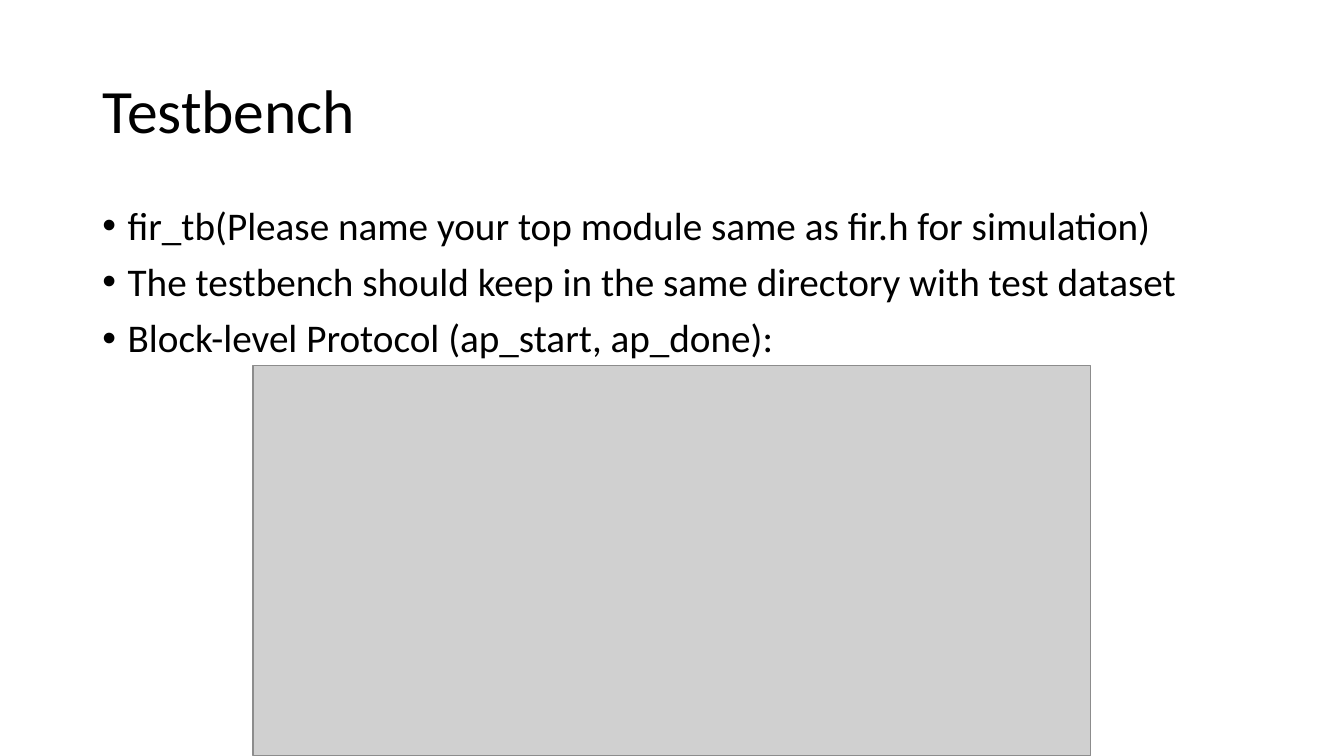
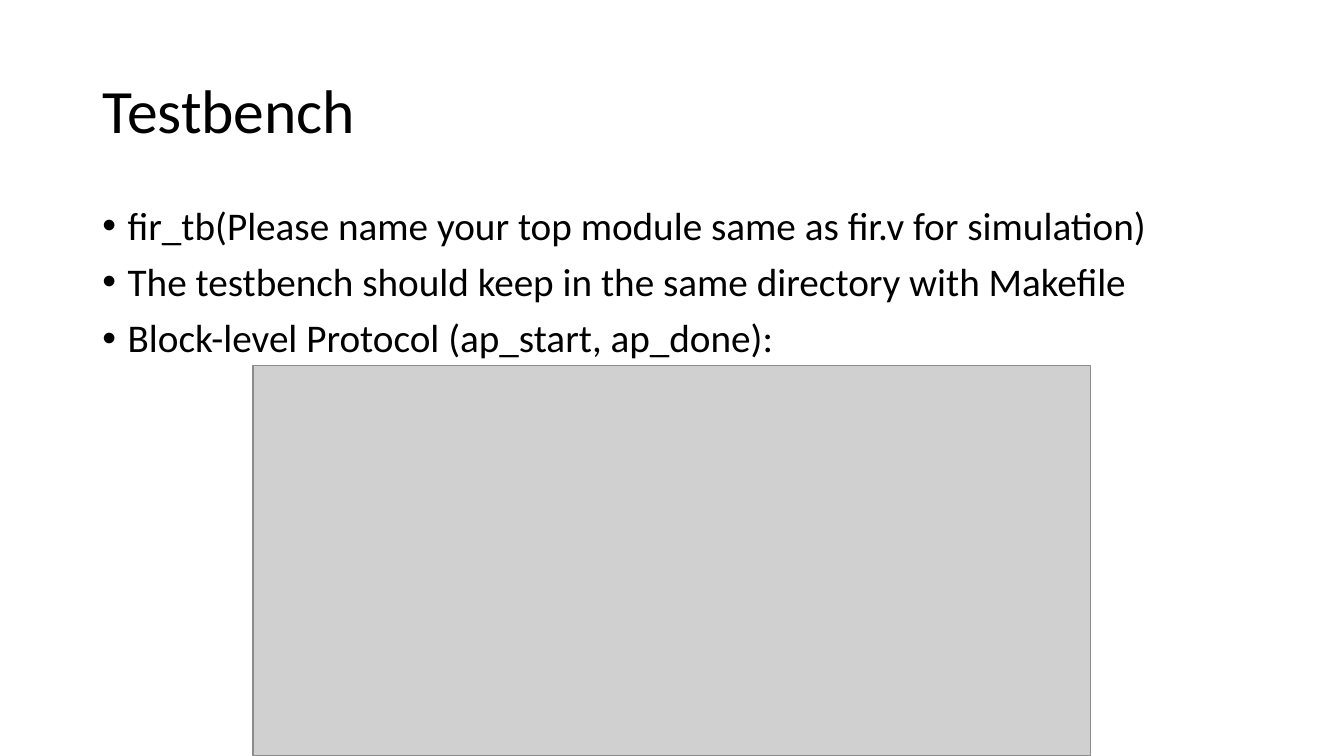
Before and after one commit to ZheChen-Bill/lab3_workbook, a slide deck: slide 6 of submission_Caravel SOC User Project (FIR).pptx. Drawn at 1344x756 pixels with LibreOffice and Linux fonts; fonts in the diff are those of the drawing; grey boxes stand for pictures. Boxes give left, top, right and bottom in pixels: in the first picture for what was removed or moved away, otherwise in the second. Text is boxed around its words. In the diff, an @@ line names an element or a change of style, - is before the commit and + after.

```diff
--- a/submission_Caravel SOC User Project (FIR).pptx
+++ b/submission_Caravel SOC User Project (FIR).pptx
@@ text at (128, 211, 1145, 303): text changed @@
-• fir_tb(Please name your top module same as fir.h for simulation)
-• The testbench should keep in the same directory with test dataset
+• fir_tb(Please name your top module same as fir.v for simulation)
+• The testbench should keep in the same directory with Makefile
```
Also in this commit, not shown: 4 other slides changed, 7 other files.
